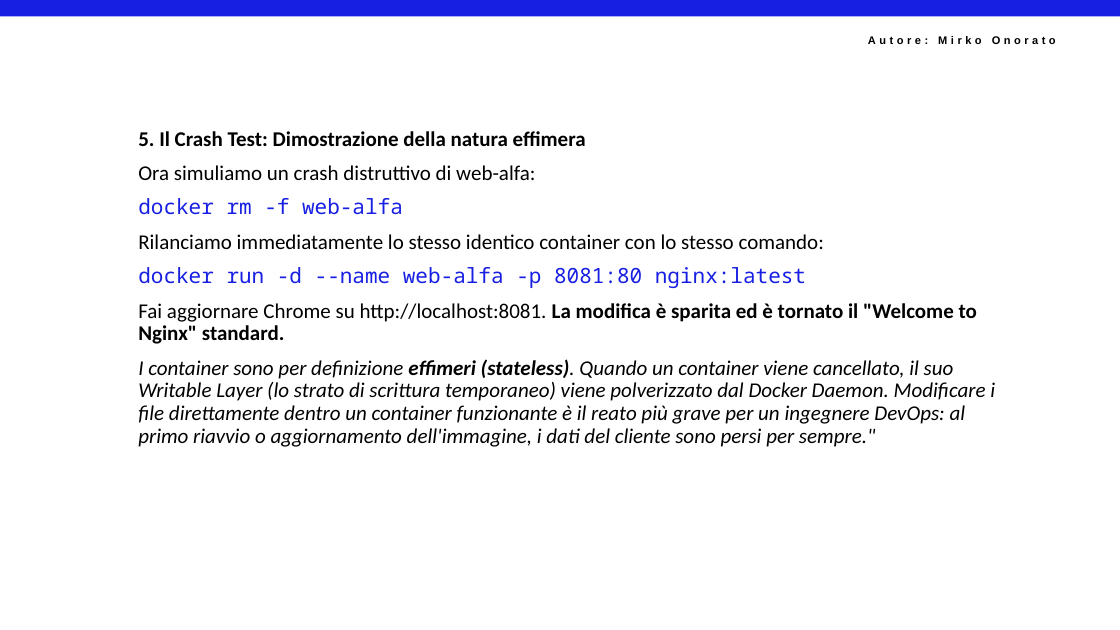
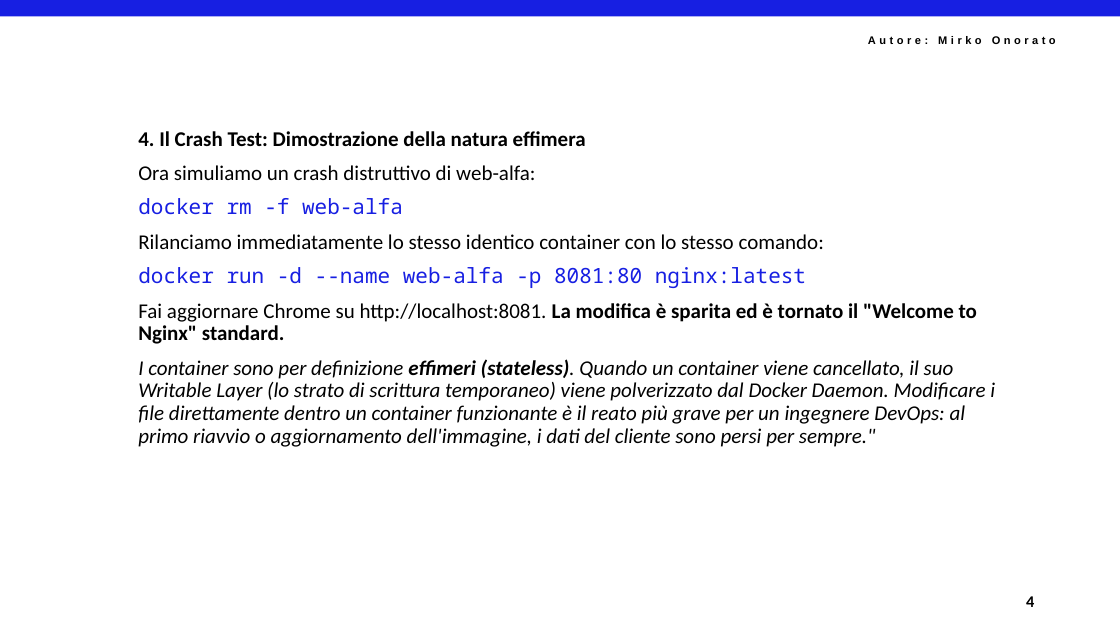
Before and after one commit to mirkoSkF/Docker-Labs, a slide deck: slide 6 of Raccolta esercizi - Docker Atomo.pptx. Drawn at 1120x630 pixels with LibreOffice and Linux fonts; fonts in the diff are those of the drawing; background and template pictures are left out. Boxes give left, top, right and bottom in pixels: in the first picture for what was removed or moved away, otherwise in the second. Text is boxed around its words. In the diff, an @@ line names an element or a change of style, - is before the commit and + after.

```diff
--- a/Raccolta esercizi - Docker Atomo.pptx
+++ b/Raccolta esercizi - Docker Atomo.pptx
@@ text at (138, 131, 586, 146): text changed @@
-5. Il Crash Test: Dimostrazione della natura effimera
+4. Il Crash Test: Dimostrazione della natura effimera
@@ text added at (1026, 596, 1034, 607), 14 pt, text #000000, bold @@
+4
```
Also in this commit, not shown: 21 other slides changed, 13 slides added.
